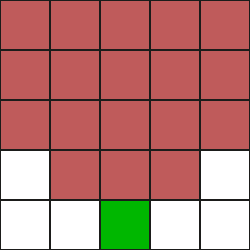
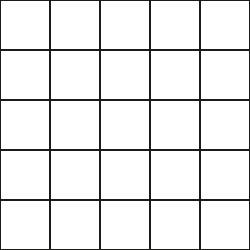
Layers edited between the first and the second (250, 250) image:
hid "Javelin Thrower", painted on it over [1, 1, 249, 249]
hid "Archer" over [101, 1, 149, 249]
